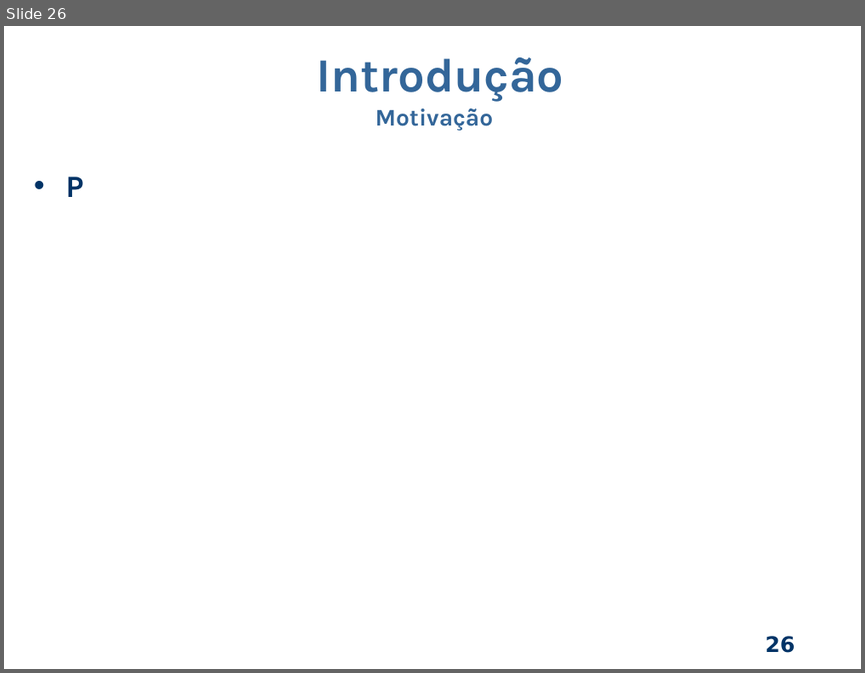
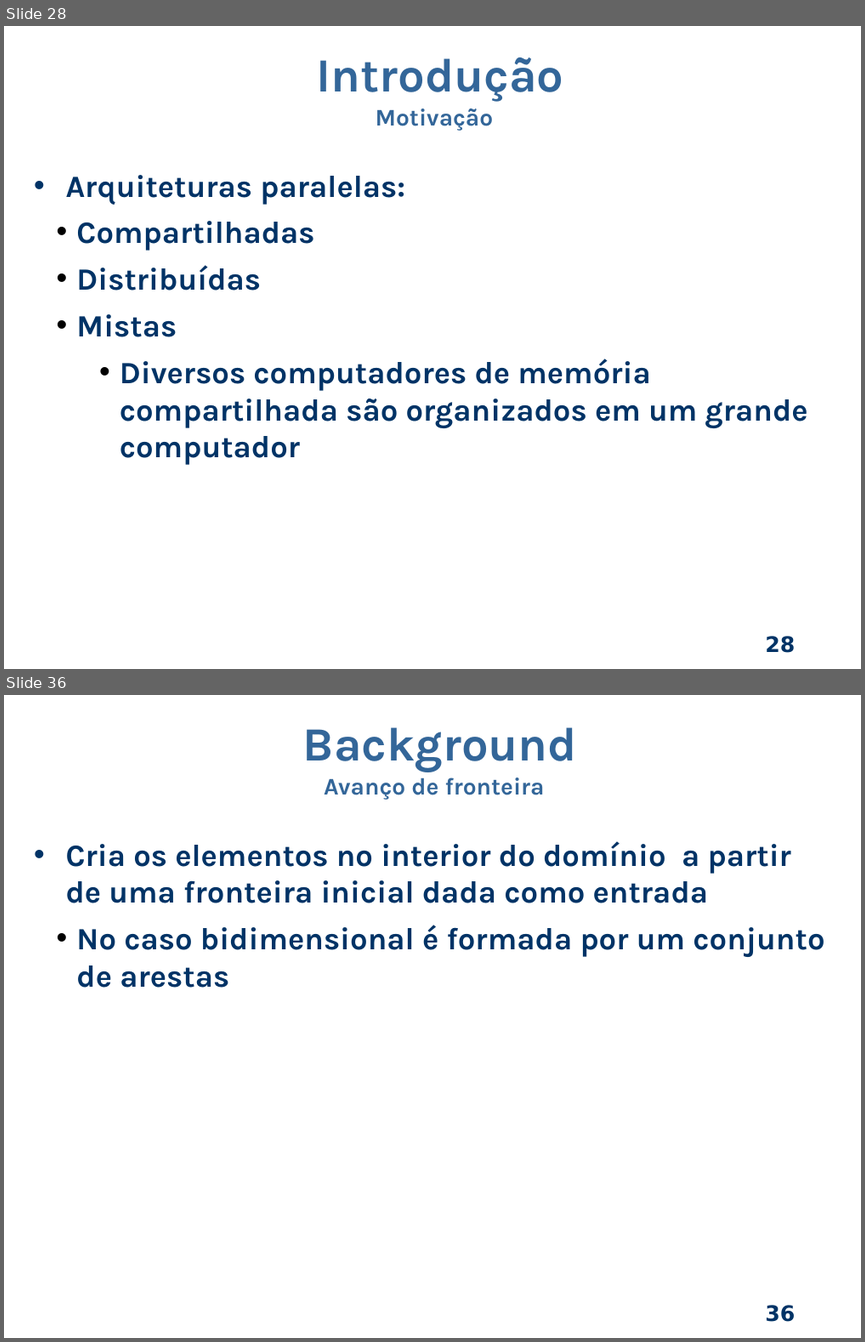
Before and after one commit to dant25/pre-proposta, a slide deck: apresentação/Apresentacao pre.odp. Shown one above the other, each under a label of ours: slide 26 before the commit, slides 28 and 36 after it; the slides between them are not shown. The pictures are 865x673 and 865x1342 pixels, drawn with LibreOffice and Linux fonts; fonts in the diff are those of the drawing; background and template pictures are left out. Boxes give left, top, right and bottom in pixels: in the first picture for what was removed or moved away, otherwise in the second. Text is boxed around its words. In the diff, an @@ line names an element or a change of style, - is before the commit and + after.

```diff
--- a/apresentação/Apresentacao pre.odp
+++ b/apresentação/Apresentacao pre.odp
@@ slide 36 added at [4,695,861,1338], background picture (left out); not listed: 1 template element that a slide beside it also shows @@
@@ text added at [303,727,577,800], 20 pt, text #336699, bold @@
+Background
+Avanço de fronteira
@@ text added at [66,841,824,987], 26 pt, text #003366, bold @@
+• Cria os elementos no interior do domínio a partir de uma fronteira inicial dada como entrada
+  • No caso bidimensional é formada por um conjunto de arestas
@@ what was slide 26 is now slide 28 @@
@@ slide 28 changed as well @@
@@ text at [66,175,808,465]: text changed @@
-• P
+• Arquiteturas paralelas:
+  • Compartilhadas
+  • Distribuídas
+  • Mistas
+    • Diversos computadores de memória compartilhada são organizados em um grande computador
@@ page number at [765,635,794,652]: text changed @@
-26
+28
```
Also in this commit, not shown: 5 other slides changed, 31 other slides added, 7 other files.
